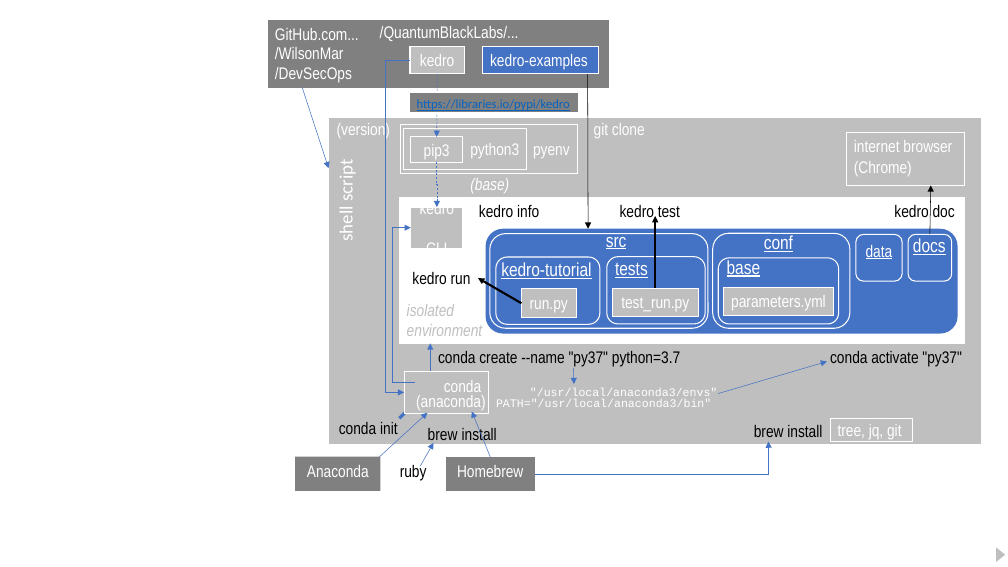
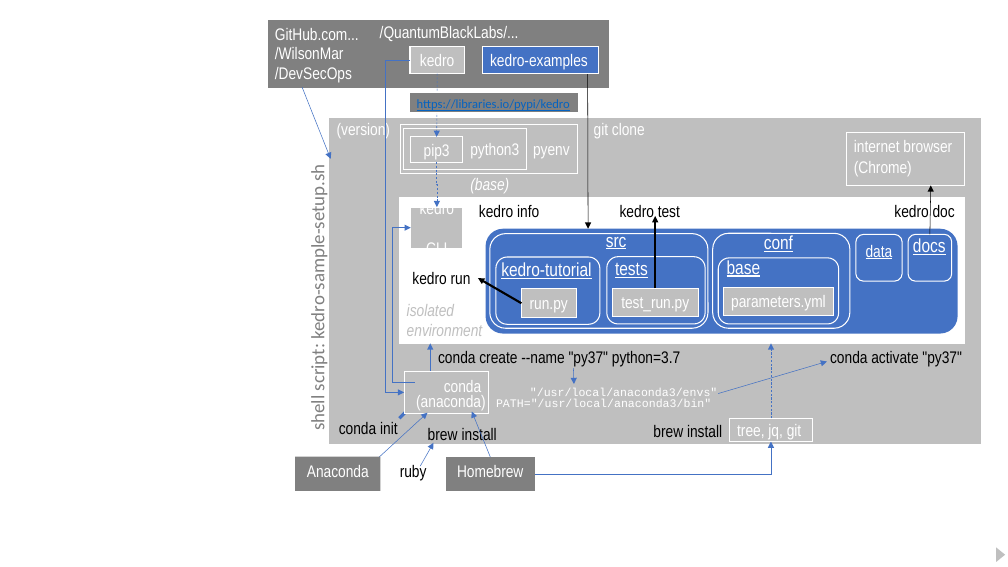
Before and after one commit to Consult2016/ascdso-devsecops, a slide deck: slide 1 of kedro/images/kedro-install-v01.pptx. Drawn at 1008x567 pixels with LibreOffice and Linux fonts; fonts in the diff are those of the drawing. Boxes give left, top, right and bottom in pixels: in the first picture for what was removed or moved away, otherwise in the second. Text is boxed around its words. In the diff, an @@ line names an element or a change of style, - is before the commit and + after.

```diff
--- a/kedro/images/kedro-install-v01.pptx
+++ b/kedro/images/kedro-install-v01.pptx
@@ arrow moved from (302, 87) - (329, 168) to (302, 87) - (330, 159) @@
@@ text at [306, 182, 329, 429]: text changed; text colour #FFFFFF to #808080 @@
-shell script
+shell script: kedro-sample-setup.sh
@@ arrow added from (771, 418) to (771, 343), #4472C4 0.5 pt dashed @@
@@ text "brew install": place and size @@
-text "brew install" at [754, 425, 822, 437]
+text "brew install" at [653, 425, 722, 437]
@@ rectangle "tree, jq, git": place and size @@
-rectangle "tree, jq, git" at [830, 418, 913, 442]
+rectangle "tree, jq, git" at [730, 418, 812, 442]
@@ elbow arrow moved from (535, 474) - (768, 442) to (535, 474) - (771, 442) @@
```
Also in this commit, not shown: 2 other files.
